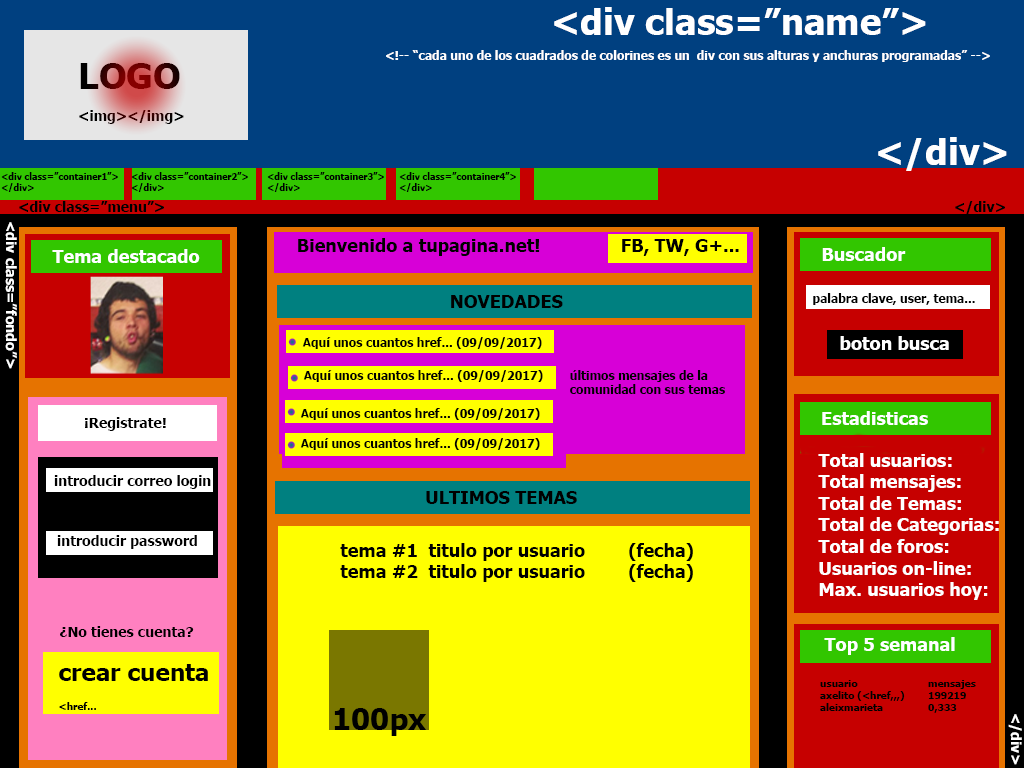
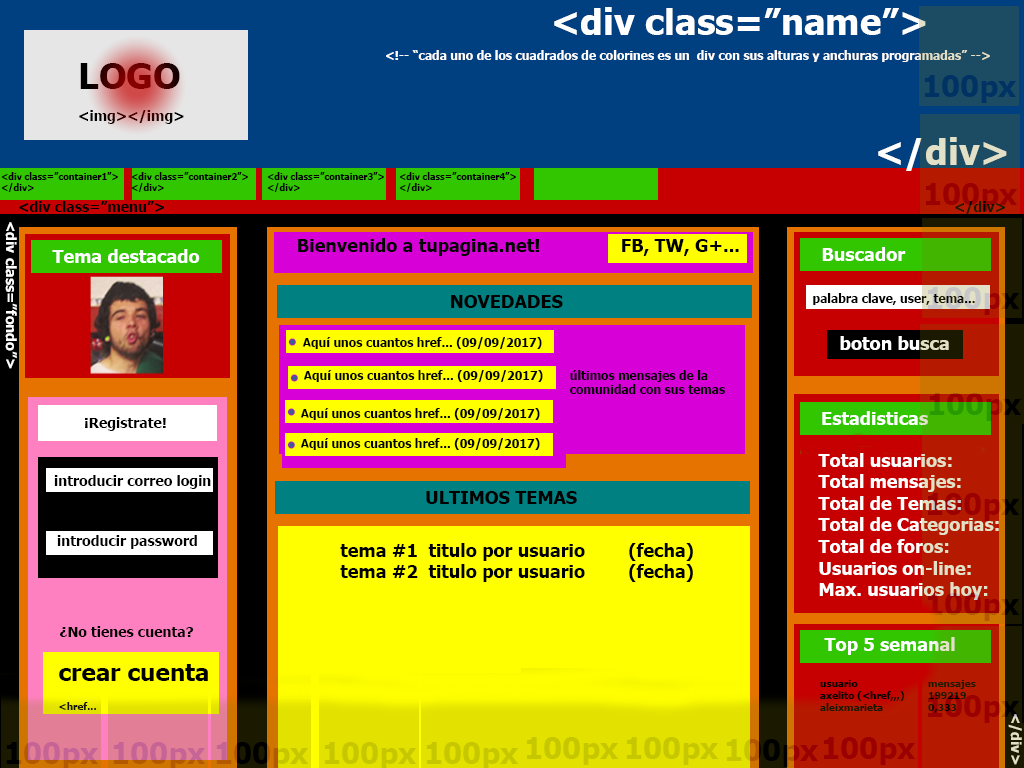
Comparing the layer stacks of the two 1024×768 images. Changes:
added layer "100px copia 3" (22%) above "<div class=”name”> </div>" over [1, 6, 1024, 768]
removed layer "100px" over [334, 708, 427, 736]
removed layer "Rectángulo 4" over [329, 630, 429, 730]
